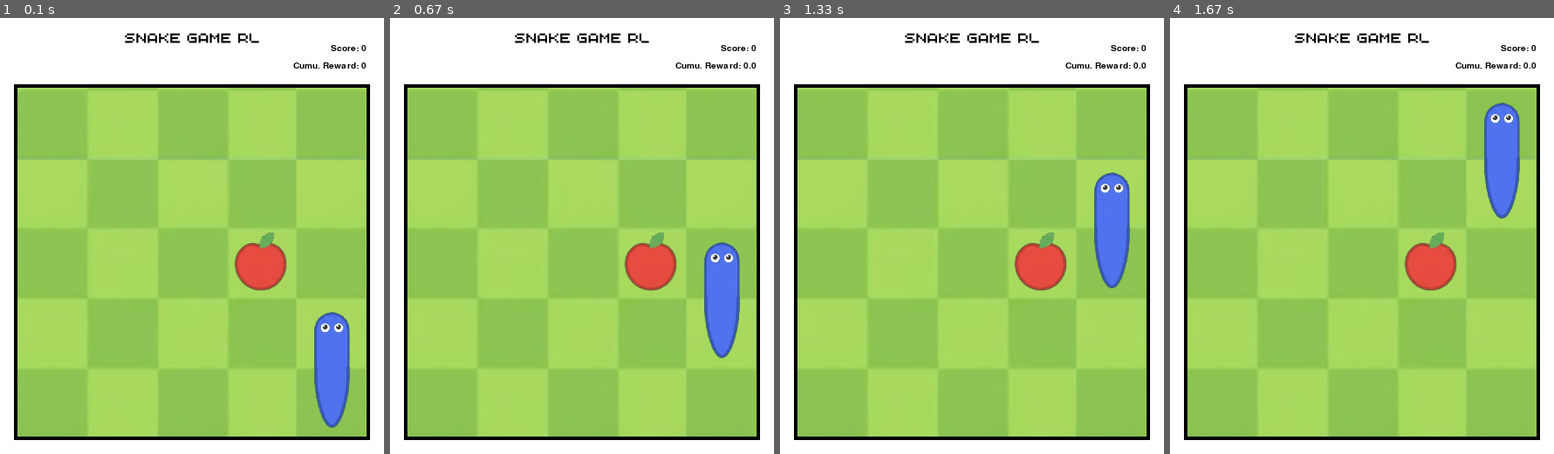
Above: before the commit, frames 1-4 (left to right).
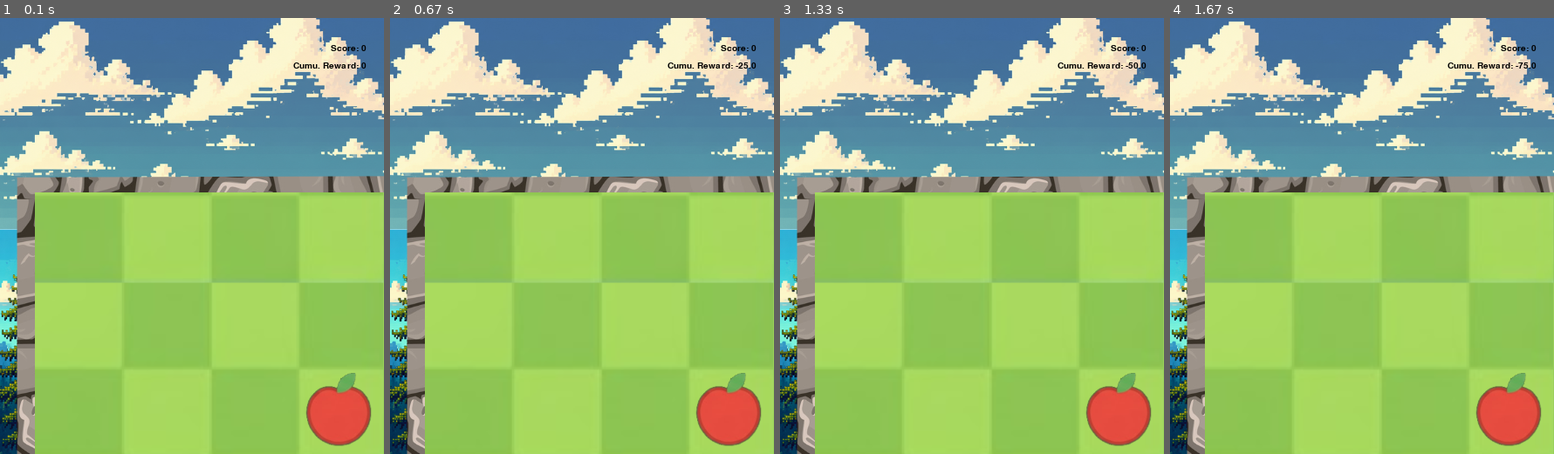
Above: after the commit, the same moments.

Repository: RohanSali/Learning-Projects
Game: pygame game, started from Winking Snake RL/debug.py
Two runs of this game, one before a commit and one after it. Both use one fixed random seed, a clock stepped at 60 frames per second and the inputs below.
Inputs:
- Up to frame 1 (0.1 s): no input
- Up to frame 2 (0.67 s): tap W at 0.33 s
- Up to frame 3 (1.33 s): hold Right 0.67-1.13 s; tap W at 0.73, 1.23 s; hold Up from 1.17 s (still down)
- Up to frame 4 (1.67 s): keep holding Up

The runs differ from the first frame. In frame 1, 76% of the frame differs, in the area x 0-100%, y 0-100%; in frame 2, 76%; in frame 3, 77%; in frame 4, 76%.

Commit message:
Reward is redesigned for Snake Envrionment and Visualizer is updated!

Diff:
--- a/Winking Snake RL/environment/snake_env.py
+++ b/Winking Snake RL/environment/snake_env.py
@@ -32,11 +32,12 @@
         self.current_state = np.zeros(13)
         self._intialized = False
         self.nodes_added = 0
+        self.no_food_eaten_count = 0
 
     def env_init(self, env_info = {
         'grid_layout' : (10, 10),
-        'grid_size' : (400, 400),
-        'grid_location' : (20, 80),
+        'grid_size' : (500, 500),
+        'grid_location' : (40, 200),
         'apple_count' : 1,
     }):
         self.apple_count = env_info['apple_count']
@@ -83,6 +84,7 @@
         self.current_state = np.zeros(13)
         self.reward_obs_term = None
         self.nodes_added = 0
+        self.no_food_eaten_count = 0
 
     def env_message(self, message):
         if message == "score":
@@ -127,6 +129,7 @@
                 filled_positions.append([a_cell_x, a_cell_y])
 
         self.nodes_added = 0
+        self.no_food_eaten_count = 0
 
     def get_observation(self):
         snake_head = self.snake.head.position
@@ -200,20 +203,39 @@
     def get_reward(self, action, eaten, is_grid_full):
         reward = 0.0
         terminal = False
+        fruit_reward = 5
+        action_penulty = 0.02
+        death_penulty = 20
+        k = 5
+
+        early_penulty = k * fruit_reward   # k fruit penulty
+        later_penulty = 0.1 * early_penulty
+        min_len = 2
+        max_len = (self.grid.layout[0] * self.grid.layout[1]) - 2
+        t = (self.snake.length - min_len) / (max_len - min_len)
+        wink_penulty = later_penulty + (early_penulty - later_penulty) * (1 - t)**2
+
         if action == 3:
-            reward -= (2/self.snake.length) * self.reward_obs_term[0]   # wink action
+            reward -= wink_penulty      # wink action   (earlier penulty : k*fruit_reward and later_penulty : 10% of k*fruit_penulty)
         else:
-            reward -= 0.01                             # For other actions
+            reward -= action_penulty    # For other actions
 
         if eaten:
-            reward += 5
+            reward += fruit_reward
+            self.no_food_eaten_count = 0
+        else:
+            self.no_food_eaten_count += 1
+
+        if self.no_food_eaten_count >= 2*self.grid.layout[0]*self.grid.layout[1]:
+            reward -= 100
+            terminal = True
 
         if self.snake.didCollide(self.grid):
-            reward -= 10
+            reward -= death_penulty
             terminal = True
 
         if is_grid_full == 1:
-            reward -= 10
+            reward -= death_penulty
             terminal = True
 
         return reward, terminal
--- a/Winking Snake RL/visualizer/pygame_visualizer.py
+++ b/Winking Snake RL/visualizer/pygame_visualizer.py
@@ -8,11 +8,11 @@
 ROOT_DIR = SCRIPT_DIR.parent
 IMG_DIR = os.path.join(ROOT_DIR, "imgs")
 
-GRID_SIZE = (400, 400)
-GRID_LOC = (20, 80)
+GRID_SIZE = (500, 500)
+GRID_LOC = (40, 200)
 
-WIN_WIDTH = 440
-WIN_HEIGHT = 500
+WIN_WIDTH = 580
+WIN_HEIGHT = 740
 
 
 class Visualizer:
@@ -41,8 +41,8 @@
         self.stat_font = pygame.font.SysFont("comicsans", 15)
 
         cell_size = self.cell_size
-        self.bg_img = pygame.image.load(os.path.join(IMG_DIR, "BgIMG.png"))
-        self.grid_img = pygame.image.load(os.path.join(IMG_DIR, self.grid_name))
+        self.bg_img = pygame.image.load(os.path.join(IMG_DIR, "BgIMG2.png"))
+        self.grid_img = pygame.transform.scale(pygame.image.load(os.path.join(IMG_DIR, self.grid_name)), GRID_SIZE)
         self.snake_imgs = [
             pygame.transform.scale(pygame.image.load(os.path.join(IMG_DIR, "Head.png")), cell_size),
             pygame.transform.scale(pygame.image.load(os.path.join(IMG_DIR, "Tail.png")), cell_size),
Binary file added: Winking Snake RL/imgs/BgIMG2.png
